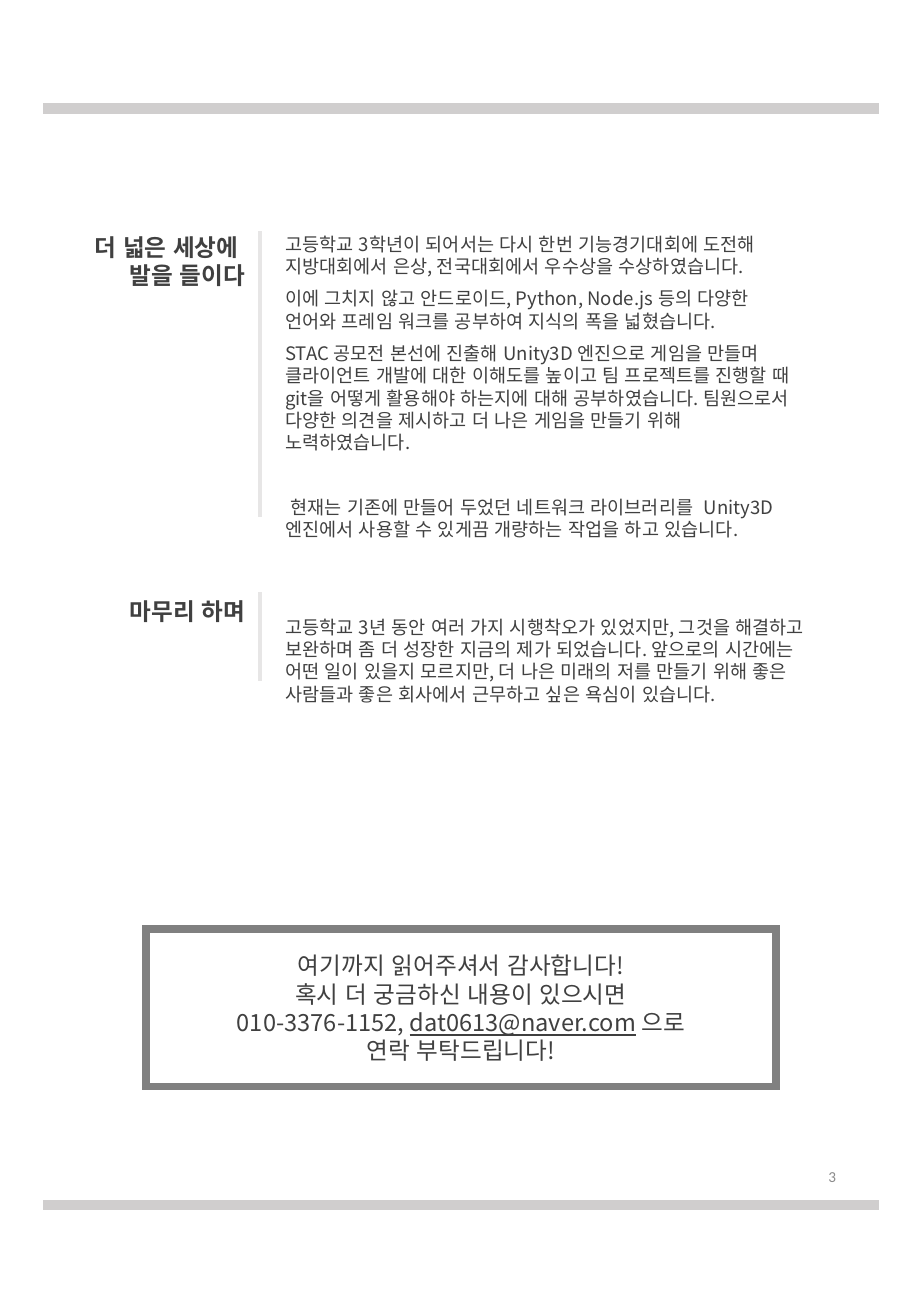
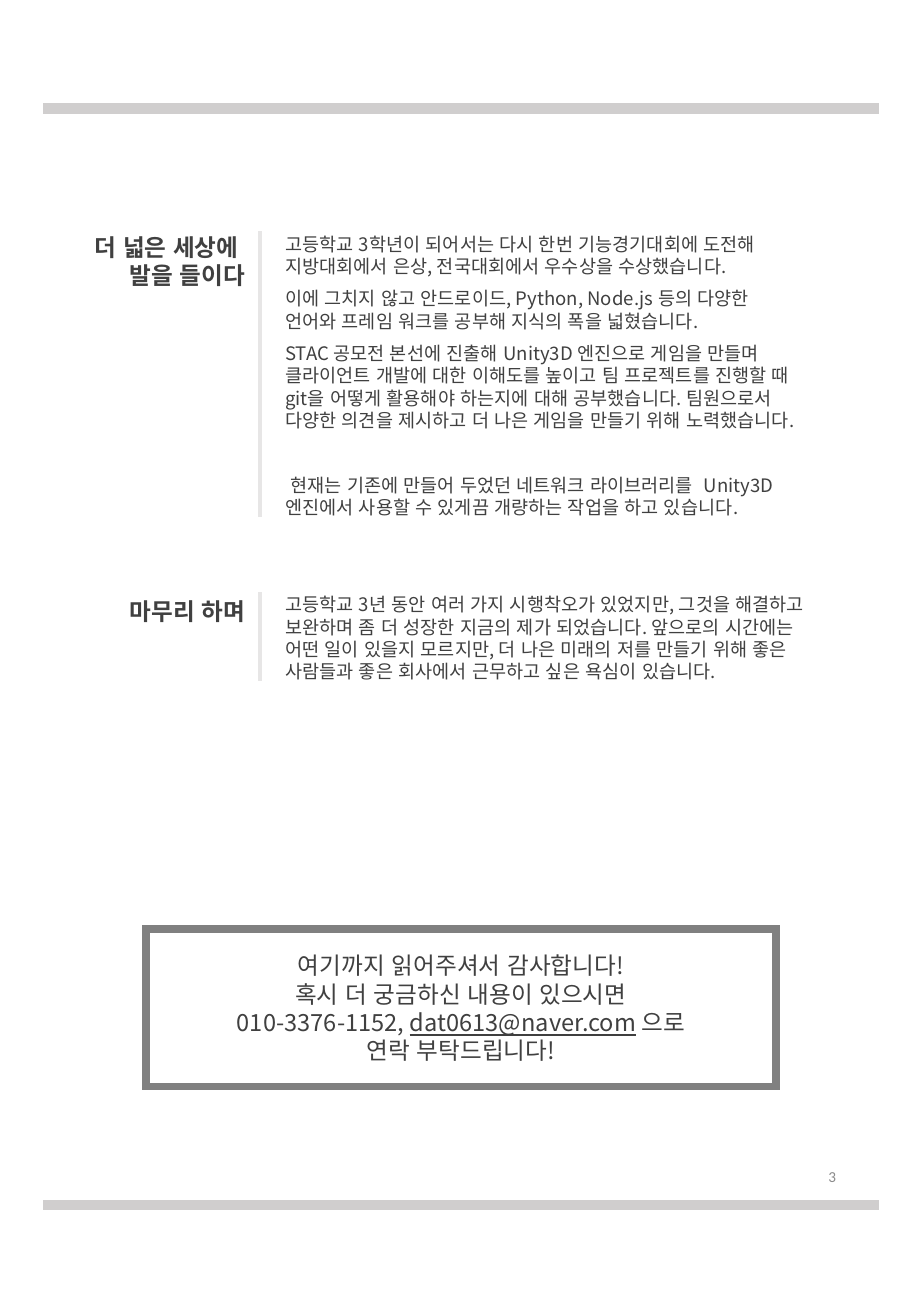
Before and after one commit to dat0613/Portfolio, a slide deck: slide 3 of 이력서.pptx. Drawn at 911x1316 pixels with LibreOffice and Linux fonts; fonts in the diff are those of the drawing. Boxes give left, top, right and bottom in pixels: in the first picture for what was removed or moved away, otherwise in the second. Text is boxed around its words. In the diff, an @@ line names an element or a change of style, - is before the commit and + after.

```diff
--- a/이력서.pptx
+++ b/이력서.pptx
@@ text at (285,235,795,429): text changed @@
-고등학교 3학년이 되어서는 다시 한번 기능경기대회에 도전해 지방대회에서 은상, 전국대회에서 우수상을 수상하였습니다.
-이에 그치지 않고 안드로이드, Python, Node.js 등의 다양한 언어와 프레임 워크를 공부하여 지식의 폭을 넓혔습니다.
-STAC 공모전 본선에 진출해 Unity3D 엔진으로 게임을 만들며 클라이언트 개발에 대한 이해도를 높이고 팀 프로젝트를 진행할 때 git을 어떻게 활용해야 하는지에 대해 공부하였습니다. 팀원으로서 다양한 의견을 제시하고 더 나은 게임을 만들기 위해 노력하였습니다.
+고등학교 3학년이 되어서는 다시 한번 기능경기대회에 도전해 지방대회에서 은상, 전국대회에서 우수상을 수상했습니다.
+이에 그치지 않고 안드로이드, Python, Node.js 등의 다양한 언어와 프레임 워크를 공부해 지식의 폭을 넓혔습니다.
+STAC 공모전 본선에 진출해 Unity3D 엔진으로 게임을 만들며 클라이언트 개발에 대한 이해도를 높이고 팀 프로젝트를 진행할 때 git을 어떻게 활용해야 하는지에 대해 공부했습니다. 팀원으로서 다양한 의견을 제시하고 더 나은 게임을 만들기 위해 노력했습니다.
```
Also in this commit, not shown: 1 other slide changed, 3 other files.
